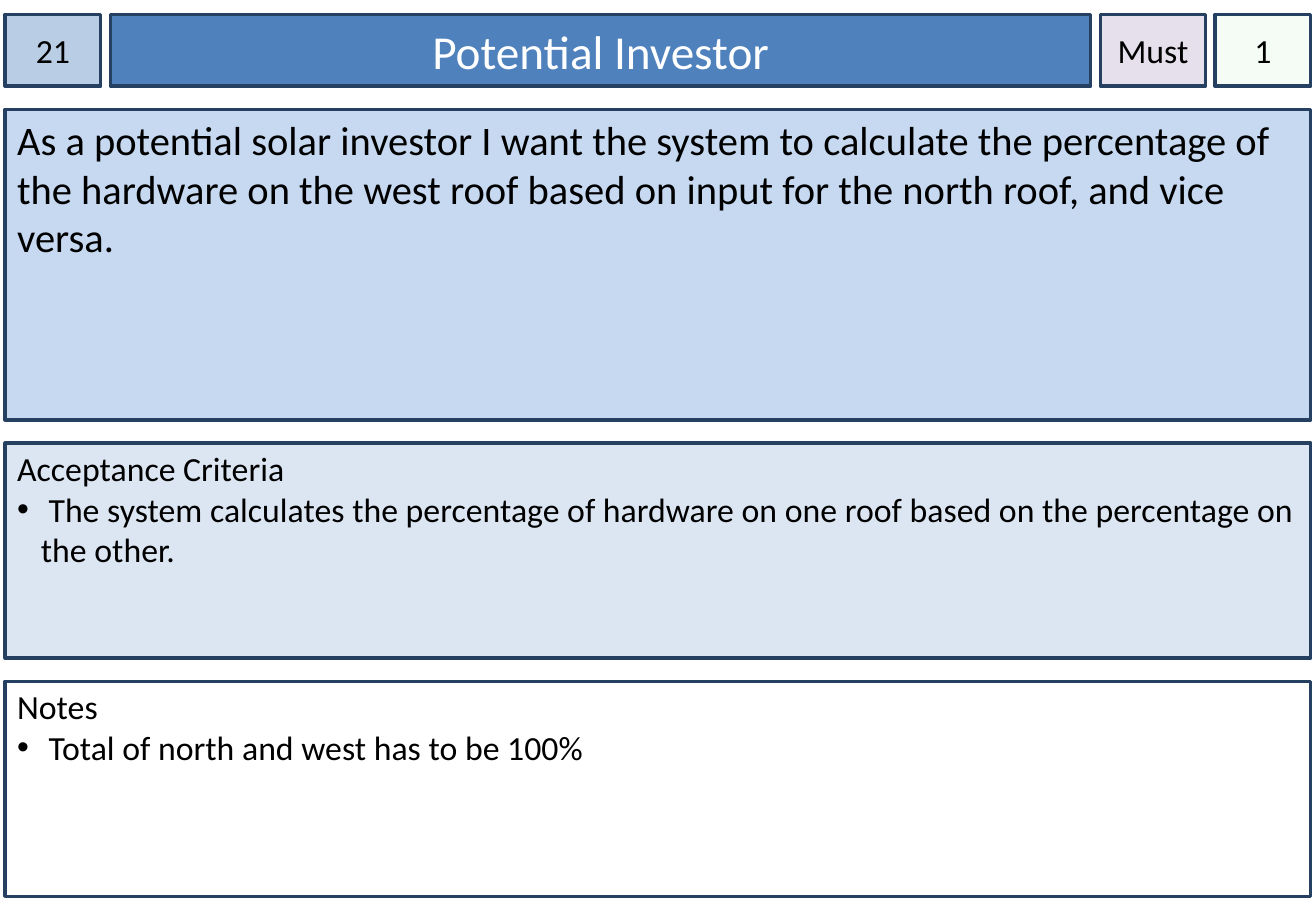
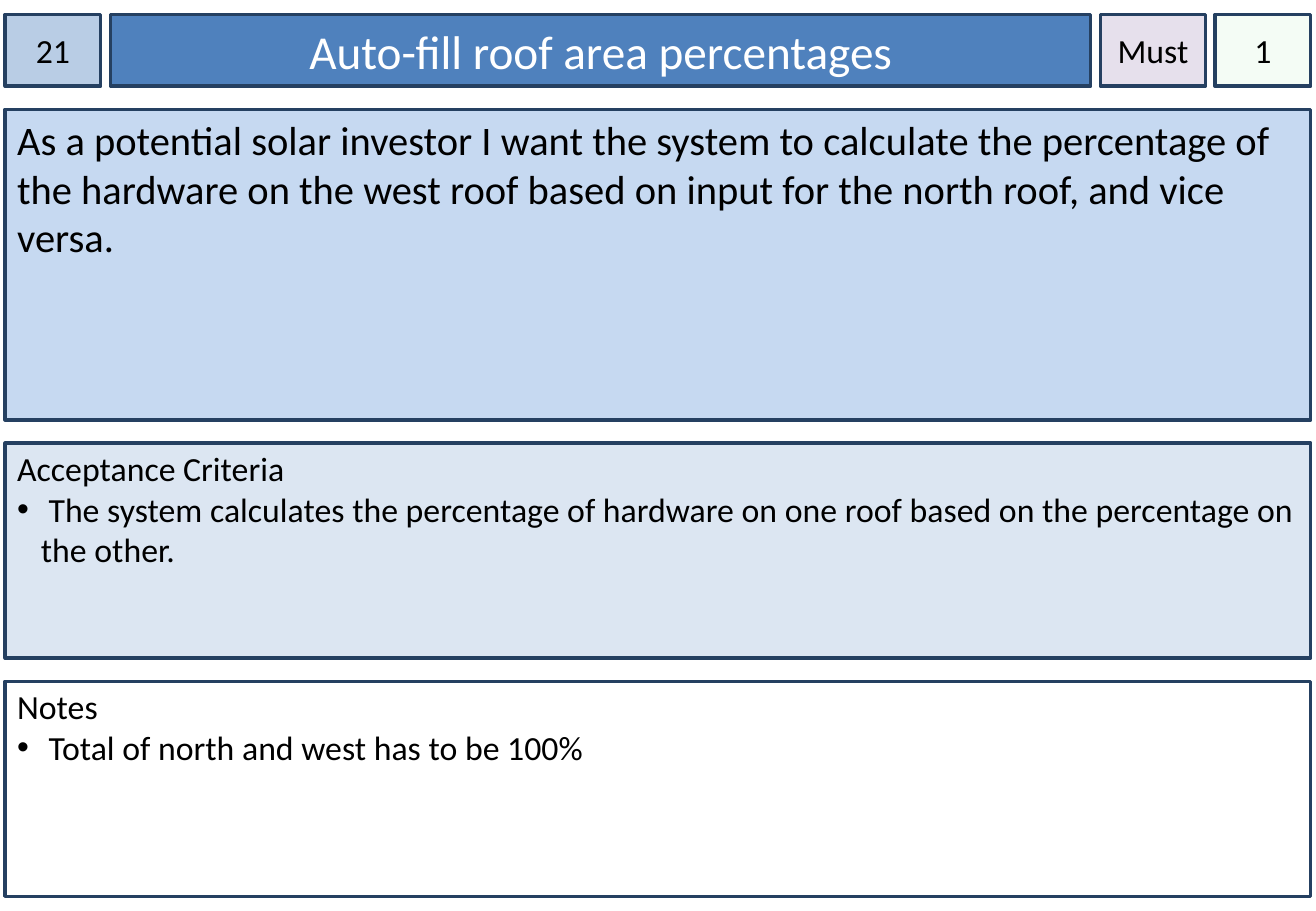
Before and after one commit to dkartaschew/anonymous-solarenergy, a slide deck: slide 21 of Documentation/User Stories.pptx. Drawn at 1316x911 pixels with LibreOffice and Linux fonts; fonts in the diff are those of the drawing. Boxes give left, top, right and bottom in pixels: in the first picture for what was removed or moved away, otherwise in the second. Text is boxed around its words. In the diff, an @@ line names an element or a change of style, - is before the commit and + after.

```diff
--- a/Documentation/User Stories.pptx
+++ b/Documentation/User Stories.pptx
@@ text in rectangle at (309, 36, 892, 77): text changed @@
-Potential Investor
+Auto-fill roof area percentages
```
Also in this commit, not shown: 30 other slides changed, 1 other file.
